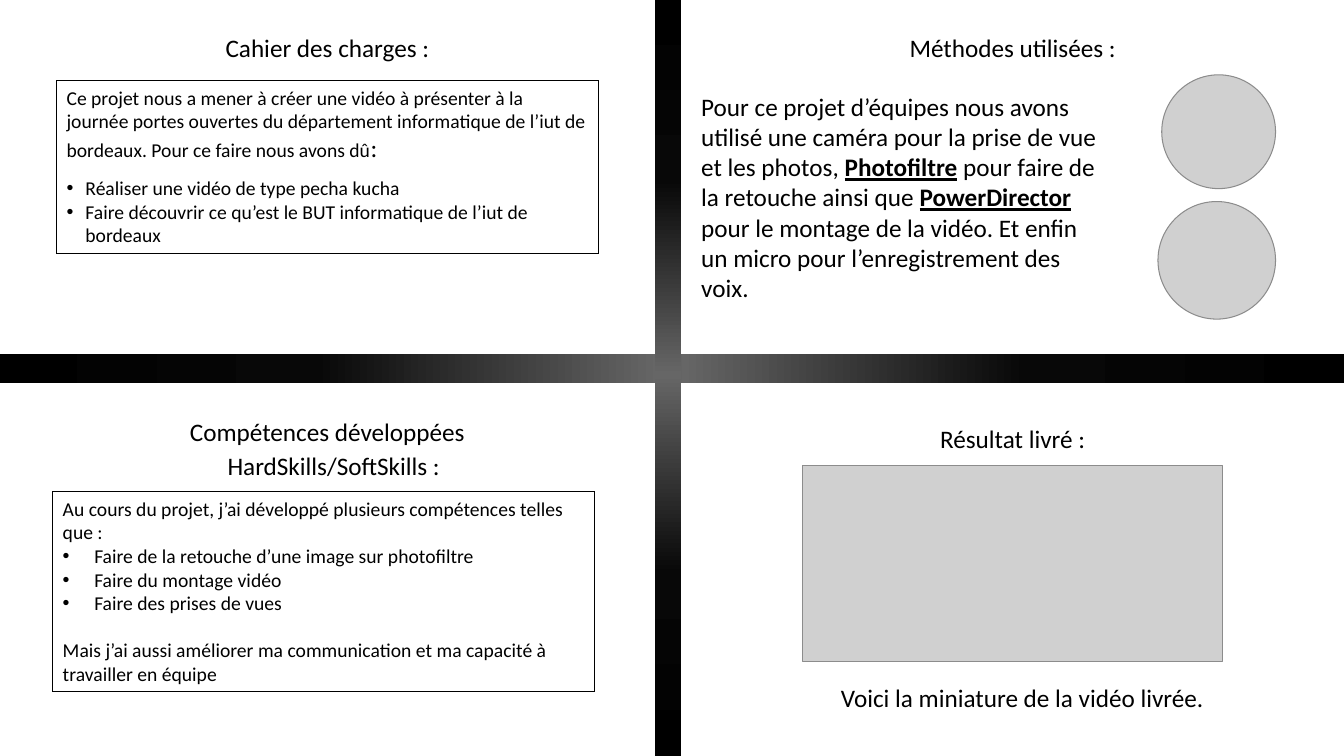
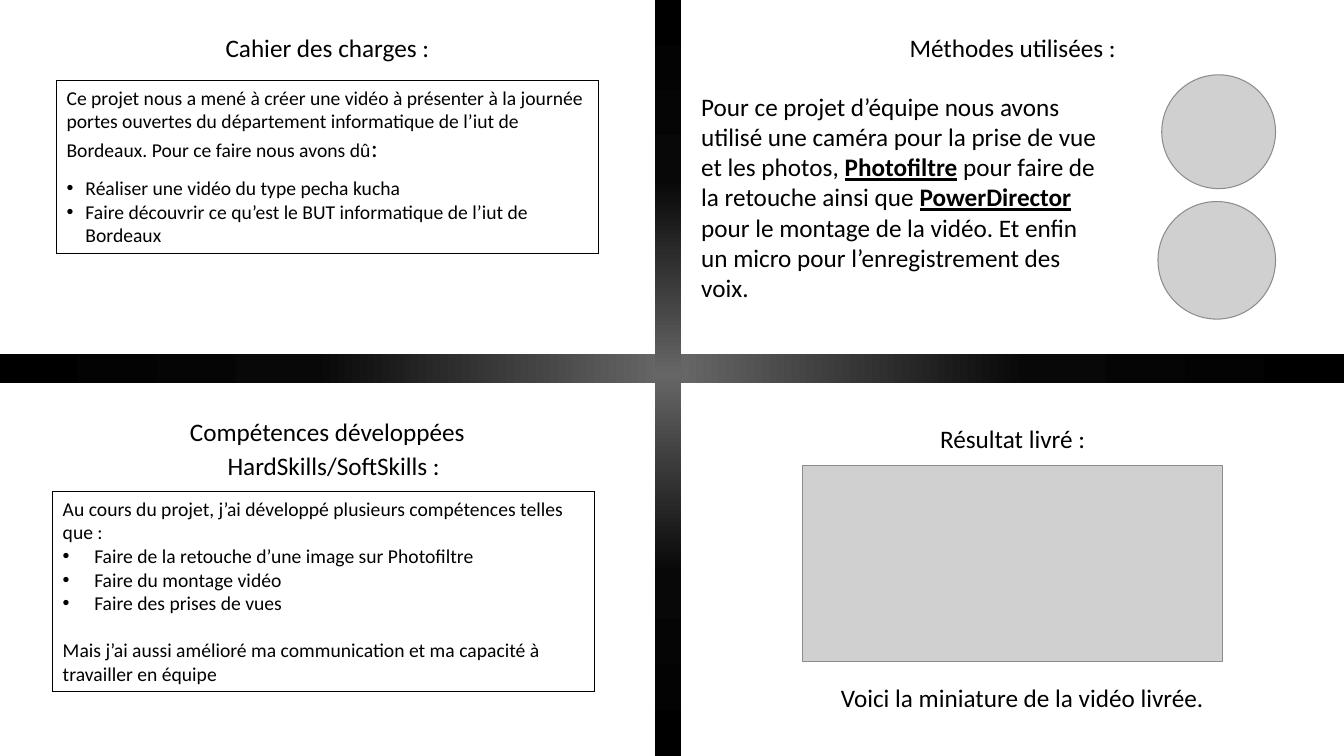
Before and after one commit to Velia-Raphael/oldPortfolio, a slide deck: slide 7 of src/powerPointRetex/RETEX1.pptx. Drawn at 1344x756 pixels with LibreOffice and Linux fonts; fonts in the diff are those of the drawing; grey boxes stand for pictures; background and template pictures are left out. Boxes give left, top, right and bottom in pixels: in the first picture for what was removed or moved away, otherwise in the second. Text is boxed around its words. In the diff, an @@ line names an element or a change of style, - is before the commit and + after.

```diff
--- a/src/powerPointRetex/RETEX1.pptx
+++ b/src/powerPointRetex/RETEX1.pptx
@@ text in rectangle at <box>67,91,583,242</box>: text changed @@
-Ce projet nous a mener à créer une vidéo à présenter à la journée portes ouvertes du département informatique de l’iut de bordeaux. Pour ce faire nous avons dû:
-• Réaliser une vidéo de type pecha kucha
-• Faire découvrir ce qu’est le BUT informatique de l’iut de bordeaux
+Ce projet nous a mené à créer une vidéo à présenter à la journée portes ouvertes du département informatique de l’iut de Bordeaux. Pour ce faire nous avons dû:
+• Réaliser une vidéo du type pecha kucha
+• Faire découvrir ce qu’est le BUT informatique de l’iut de Bordeaux
@@ text at <box>701,98,1096,297</box>: text changed @@
-Pour ce projet d’équipes nous avons utilisé une caméra pour la prise de vue et les photos, Photofiltre pour faire de la retouche ainsi que PowerDirector pour le montage de la vidéo. Et enfin un micro pour l’enregistrement des voix.
+Pour ce projet d’équipe nous avons utilisé une caméra pour la prise de vue et les photos, Photofiltre pour faire de la retouche ainsi que PowerDirector pour le montage de la vidéo. Et enfin un micro pour l’enregistrement des voix.
@@ text in rectangle at <box>94,549,473,567</box>: text changed @@
-• Faire de la retouche d’une image sur photofiltre
+• Faire de la retouche d’une image sur Photofiltre
@@ text in rectangle at <box>63,643,539,684</box>: text changed @@
-Mais j’ai aussi améliorer ma communication et ma capacité à travailler en équipe
+Mais j’ai aussi amélioré ma communication et ma capacité à travailler en équipe
```
Also in this commit, not shown: 5 other slides changed, 7 other files.
